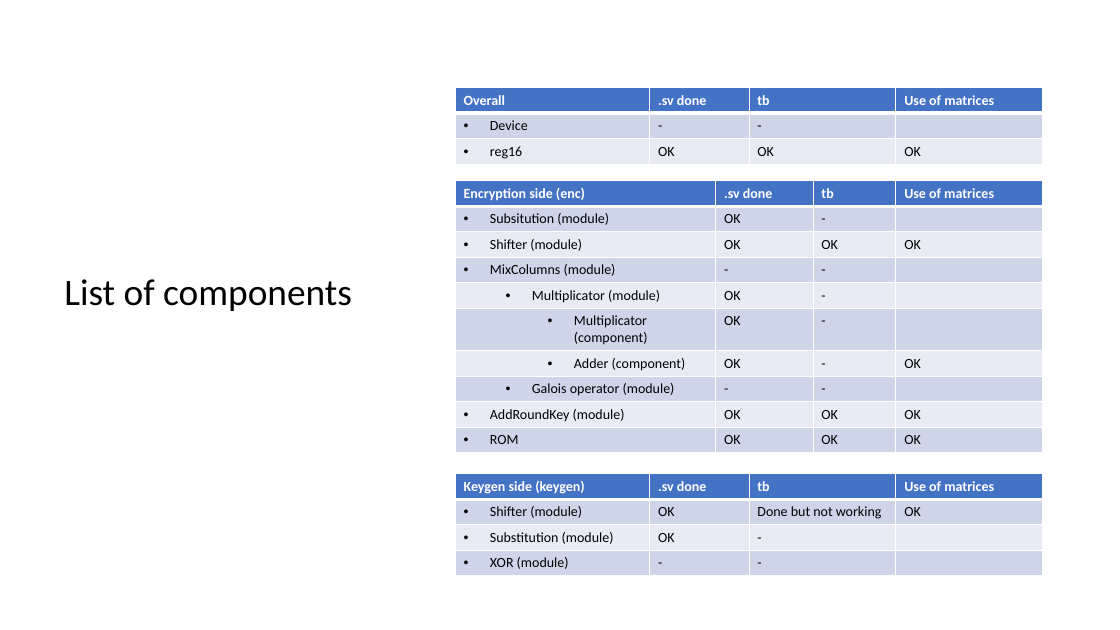
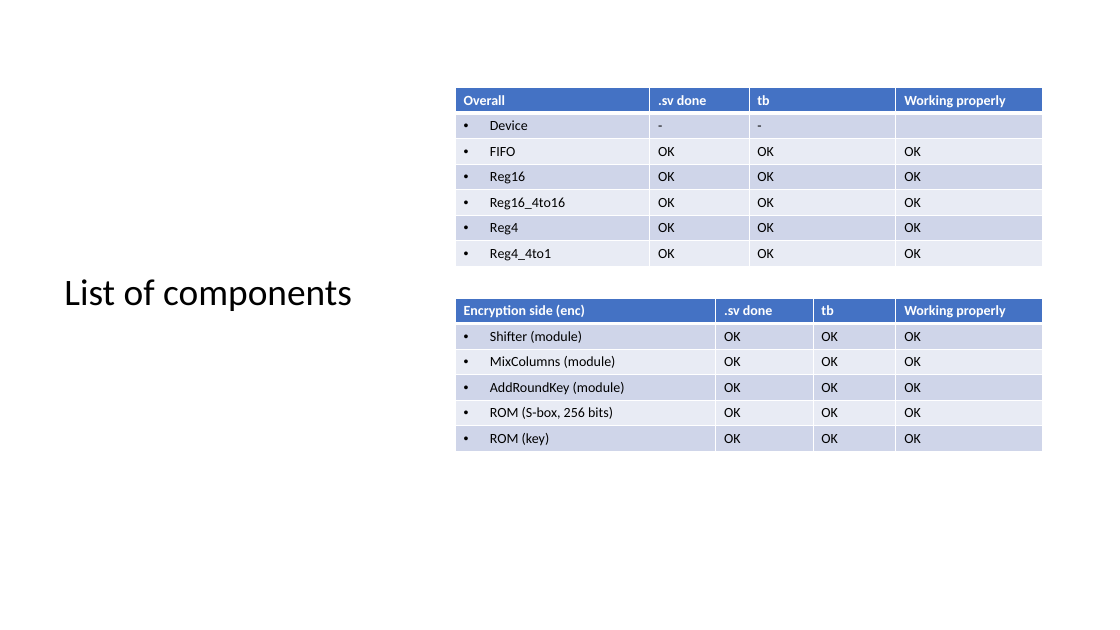
Before and after one commit to acarreteroc99/AES256-IP-Core, a slide deck: slide 6 of ASIC_hardware_blockLevelStructure.pptx. Drawn at 1120x630 pixels with LibreOffice and Linux fonts; fonts in the diff are those of the drawing. Boxes give left, top, right and bottom in pixels: in the first picture for what was removed or moved away, otherwise in the second. Text is boxed around its words. In the diff, an @@ line names an element or a change of style, - is before the commit and + after.

```diff
--- a/ASIC_hardware_blockLevelStructure.pptx
+++ b/ASIC_hardware_blockLevelStructure.pptx
@@ table at (455, 87, 1043, 265) @@
-row 1, column 4: Use of matrices
+row 1, column 4: Working properly
-row 3: reg16 | OK | OK | OK
+row 3: FIFO | OK | OK | OK
+row 4: Reg16 | OK | OK | OK
+row 5: Reg16_4to16 | OK | OK | OK
+row 6: Reg4 | OK | OK | OK
+row 7: Reg4_4to1 | OK | OK | OK
@@ table at (455, 298, 1044, 450) @@
-row 1: Encryption side (enc) | .sv done | tb | Use of matrices
-row 2: Subsitution (module) | OK | - | 
+row 1: Encryption side (enc) | .sv done | tb | Working properly
-row 4: MixColumns (module) | - | - | 
-row 5: Multiplicator (module) | OK | - | 
-row 6: Multiplicator (component) | OK | - | 
-row 7: Adder (component) | OK | - | OK
-row 8: Galois operator (module) | - | - | 
+row 3: MixColumns (module) | OK | OK | OK
-row 10: ROM | OK | OK | OK
+row 5: ROM (S-box, 256 bits) | OK | OK | OK
+row 6: ROM (key) | OK | OK | OK
@@ table: place and size @@
-table at (455, 181, 1044, 450)
+table at (455, 298, 1044, 450)
@@ table removed at (455, 474, 1043, 575), 4 rows, 4 columns @@
-Keygen side (keygen) | .sv done | tb | Use of matrices
-Shifter (module) | OK | Done but not working | OK
-Substitution (module) | OK | - | 
-XOR (module) | - | - | 
```
Also in this commit, not shown: 1 other slide changed, 1 slide added, 2 other files.
